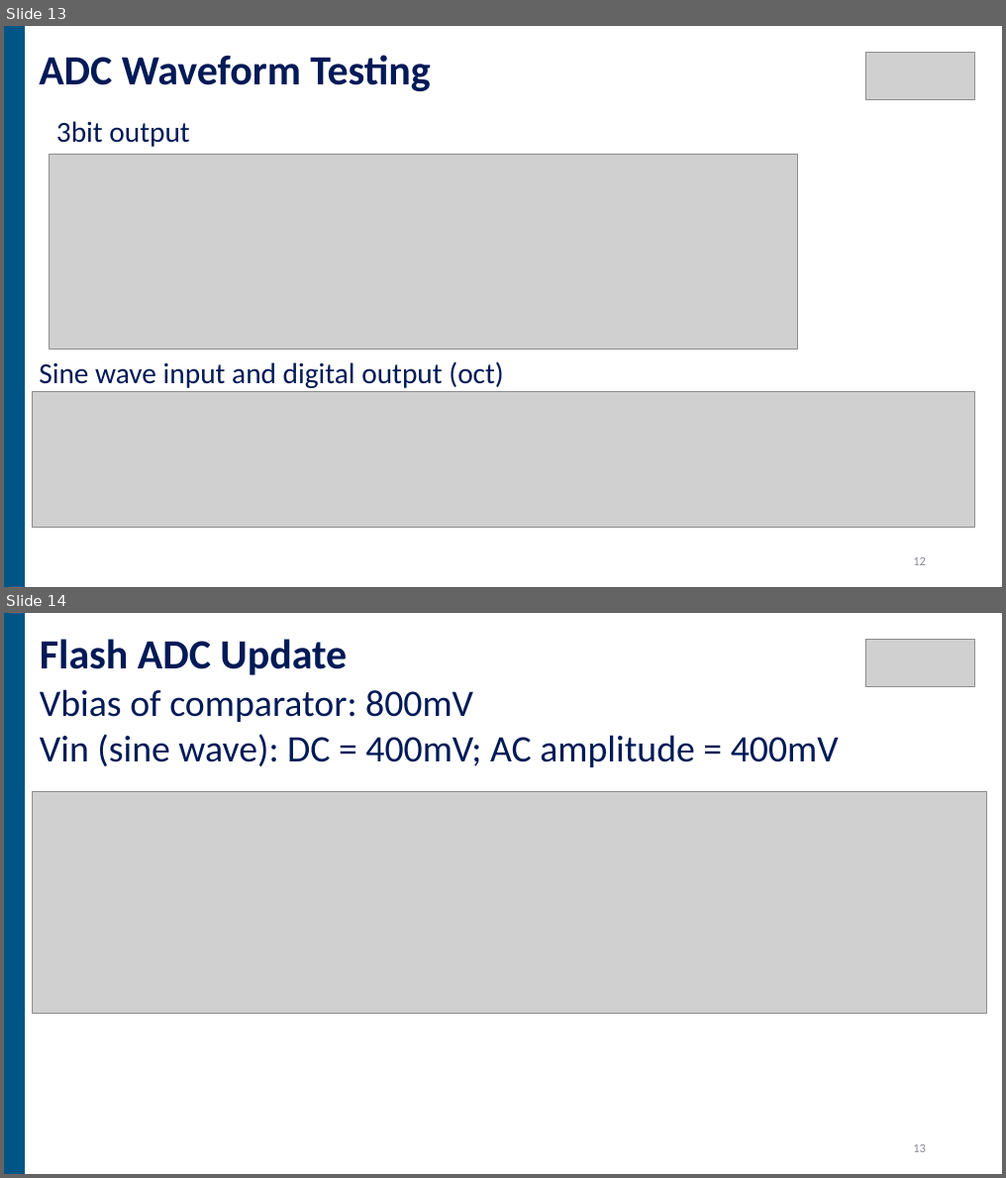
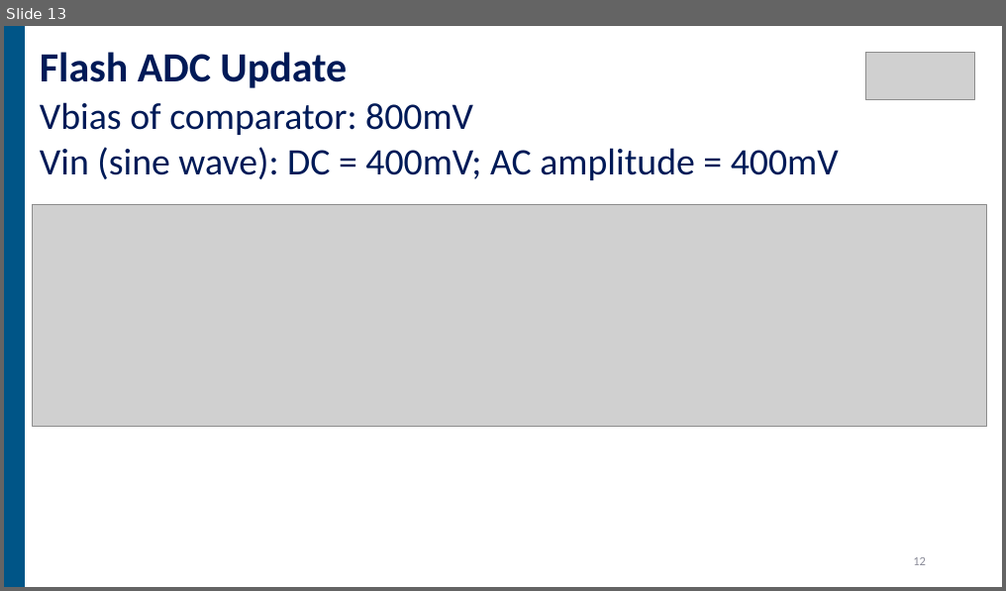
Before and after one commit to jhyang13/Duke-ECE532, a slide deck: Presentation/Final Project Presentation Bingyu-Jiahui 3.pptx. Shown one above the other, each under a label of ours: slides 13 and 14 before the commit, slide 13 after it. The pictures are 1006x1178 and 1006x591 pixels, drawn with LibreOffice and Linux fonts; fonts in the diff are those of the drawing; grey boxes stand for pictures. Boxes give left, top, right and bottom in pixels: in the first picture for what was removed or moved away, otherwise in the second. Text is boxed around its words. In the diff, an @@ line names an element or a change of style, - is before the commit and + after.

```diff
--- a/Presentation/Final Project Presentation Bingyu-Jiahui 3.pptx
+++ b/Presentation/Final Project Presentation Bingyu-Jiahui 3.pptx
@@ slide 13 removed at (4,26,1002,587), background #FFFFFF @@
@@ rectangle removed at (4,26,25,587) @@
@@ text removed at (39,55,430,91) @@
-ADC Waveform Testing
@@ picture removed at (865,52,975,100) @@
@@ text removed at (56,121,189,147) @@
-3bit output
@@ picture removed at (49,154,798,349) @@
@@ text removed at (39,362,504,388) @@
-Sine wave input and digital output (oct)
@@ picture removed at (32,392,975,527) @@
@@ page number removed at (913,558,926,566) @@
-12
@@ what was slide 14 is now slide 13 @@
```
Also in this commit, not shown: 5 slides changed, 1 slide added, 1 other slide removed.
